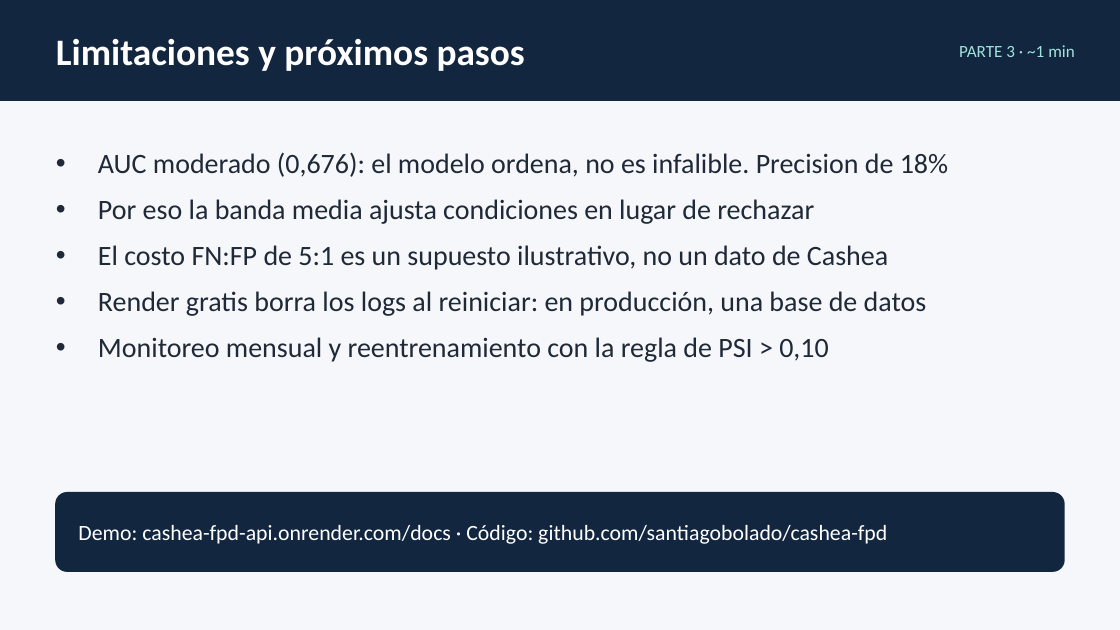
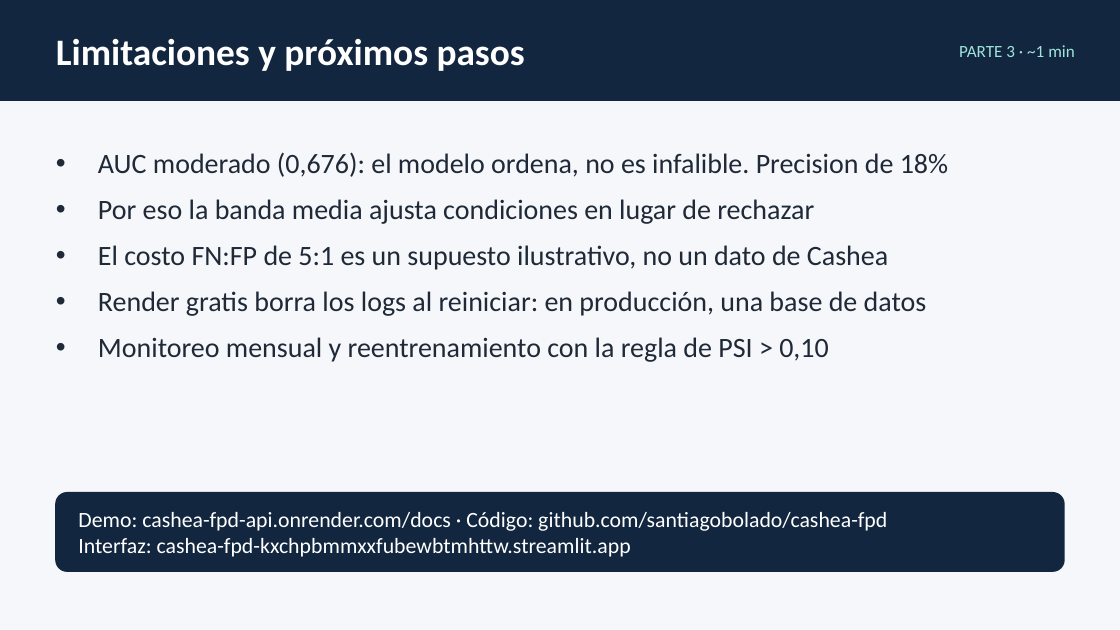
Before and after one commit to santiagobolado/cashea-fpd, a slide deck: slide 9 of docs/presentacion_cashea_fpd.pptx. Drawn at 1120x630 pixels with LibreOffice and Linux fonts; fonts in the diff are those of the drawing. Boxes give left, top, right and bottom in pixels: in the first picture for what was removed or moved away, otherwise in the second. Text is boxed around its words. In the diff, an @@ line names an element or a change of style, - is before the commit and + after.

```diff
--- a/docs/presentacion_cashea_fpd.pptx
+++ b/docs/presentacion_cashea_fpd.pptx
@@ text at (78, 538, 631, 557): paragraph added @@
+Interfaz: cashea-fpd-kxchpbmmxxfubewbtmhttw.streamlit.app
```
Also in this commit, not shown: 1 other slide changed.
